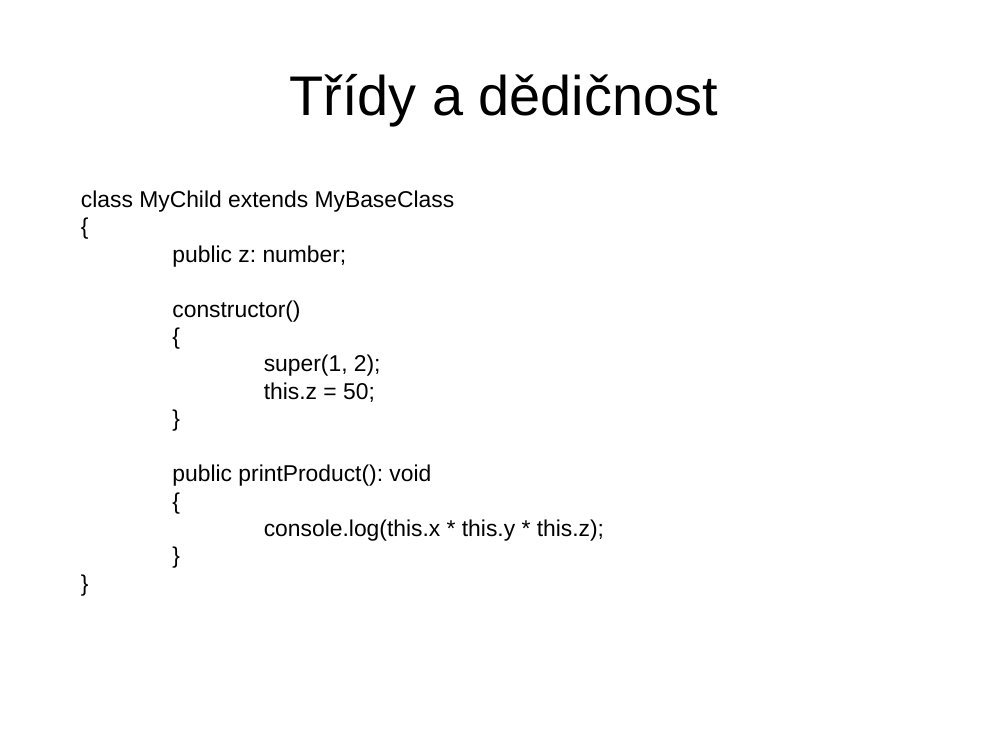
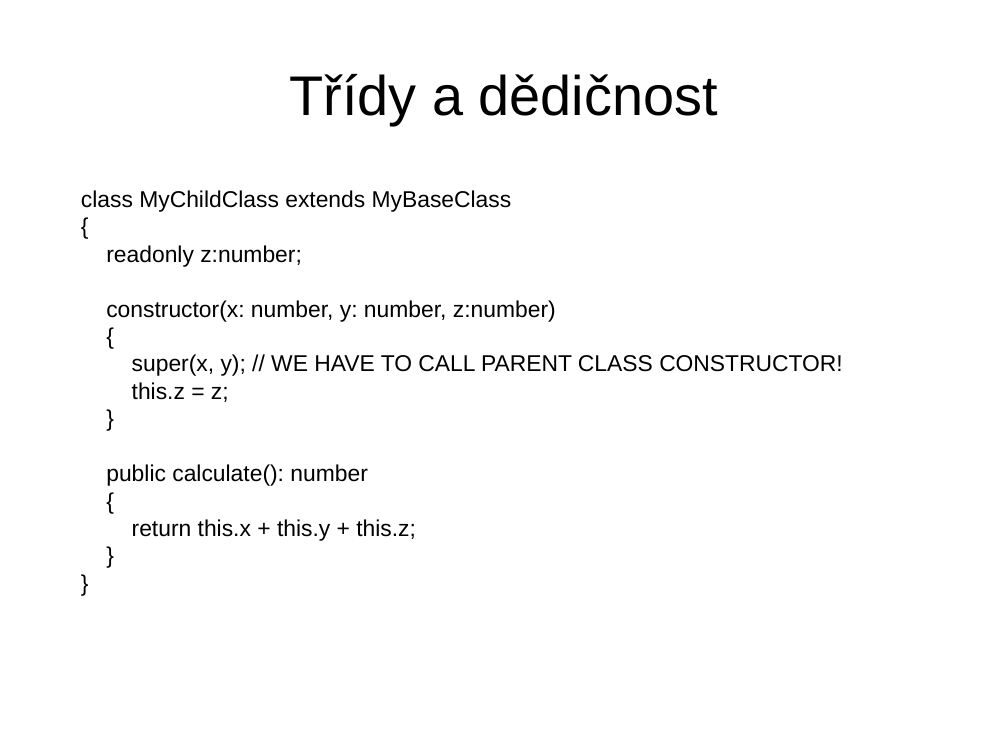
Before and after one commit to elmordo/MILTSWorkshop, a slide deck: slide 8 of Prezentace.odp. Drawn at 1008x756 pixels with LibreOffice and Linux fonts; fonts in the diff are those of the drawing. Boxes give left, top, right and bottom in pixels: in the first picture for what was removed or moved away, otherwise in the second. Text is boxed around its words. In the diff, an @@ line names an element or a change of style, - is before the commit and + after.

Commit message:
presentation update

```diff
--- a/Prezentace.odp
+++ b/Prezentace.odp
@@ text at box(81, 190, 512, 212): text changed @@
-class MyChild extends MyBaseClass
+class MyChildClass extends MyBaseClass
@@ text at box(106, 245, 556, 322): text changed @@
-public z: number;
-constructor()
+readonly z:number;
+constructor(x: number, y: number, z:number)
@@ text at box(132, 354, 843, 402): text changed @@
-super(1, 2);
-this.z = 50;
+super(x, y); // WE HAVE TO CALL PARENT CLASS CONSTRUCTOR!
+this.z = z;
@@ text at box(106, 464, 367, 486): text changed @@
-public printProduct(): void
+public calculate(): number
@@ text at box(132, 519, 416, 541): text changed @@
-console.log(this.x * this.y * this.z);
+return this.x + this.y + this.z;
```
Also in this commit, not shown: 2 other slides changed, 1 slide added.
